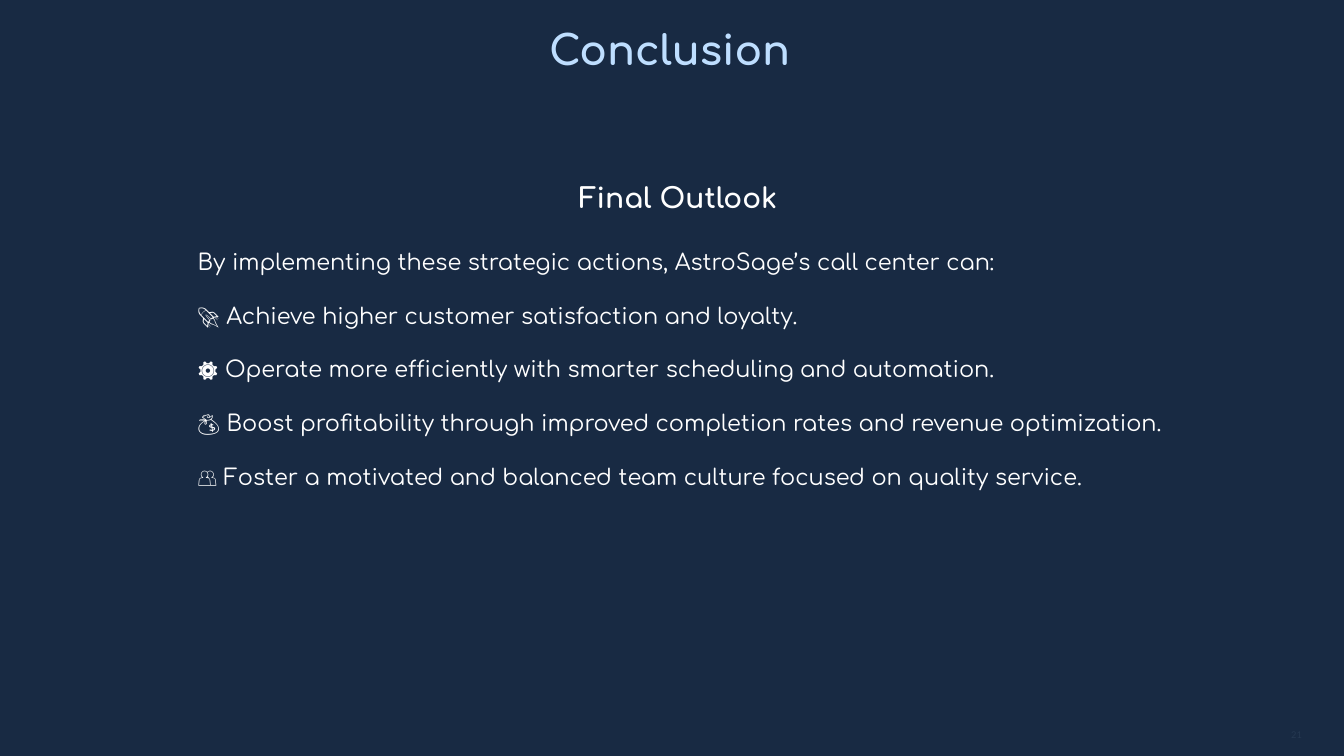
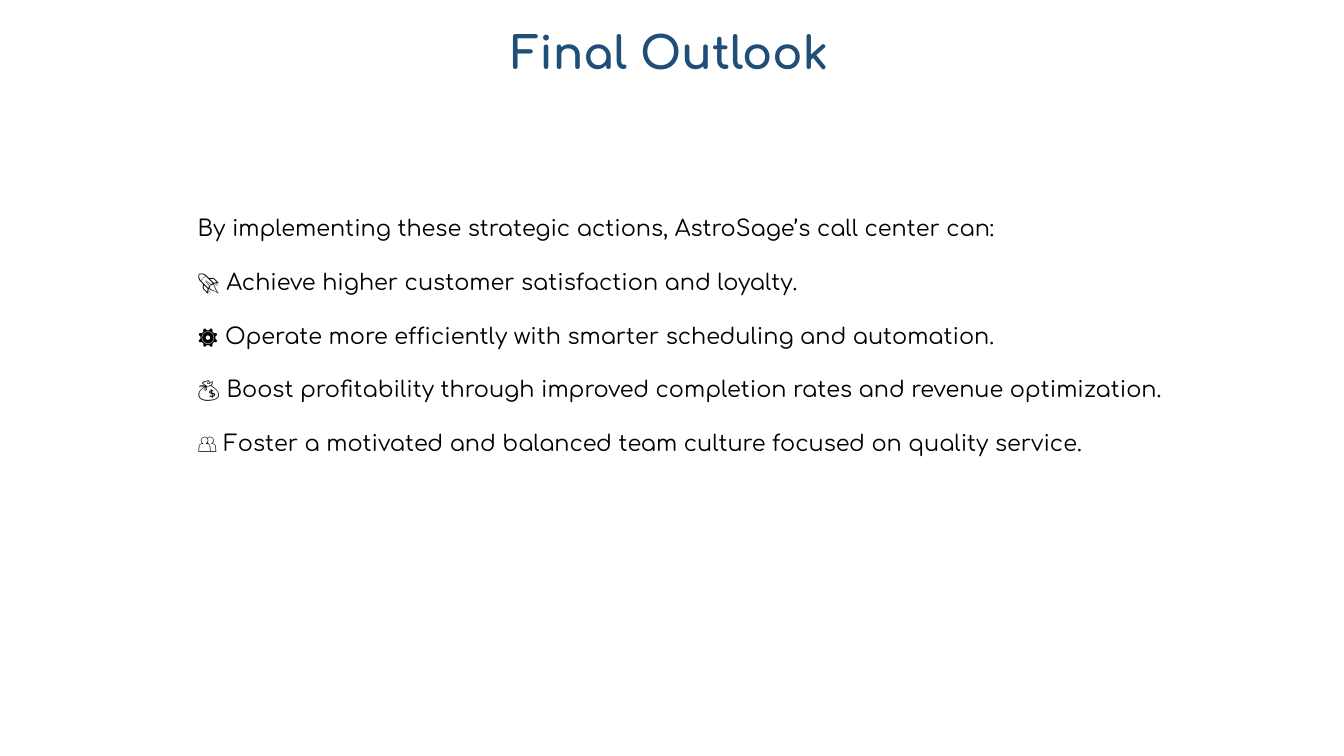
Before and after one commit to vikas9074122983/AstroSage_analysis_excel_dashboard_project, a slide deck: slide 25 of Atrosage_analysis_Vikas.pptx (slide 21 before the commit). Drawn at 1344x756 pixels with LibreOffice and Linux fonts; fonts in the diff are those of the drawing. Boxes give left, top, right and bottom in pixels: in the first picture for what was removed or moved away, otherwise in the second. Text is boxed around its words. In the diff, an @@ line names an element or a change of style, - is before the commit and + after.

```diff
--- a/Atrosage_analysis_Vikas.pptx
+++ b/Atrosage_analysis_Vikas.pptx
@@ background #182A43 to #FFFFFF @@
@@ text at box(511, 33, 828, 70): text changed; size 22 to 24 pt; text colour #BEDEFF to #1F4E79 @@
-Conclusion
+Final Outlook
@@ text "By implementing these strategic actions, ..." at box(198, 218, 1162, 456): text colour #FFFFFF to #000000 @@
@@ text at box(579, 186, 777, 209): paragraph removed @@
-Final Outlook
```
Also in this commit, not shown: 18 other slides changed, 8 slides added, 4 slides removed, 2 other files.
